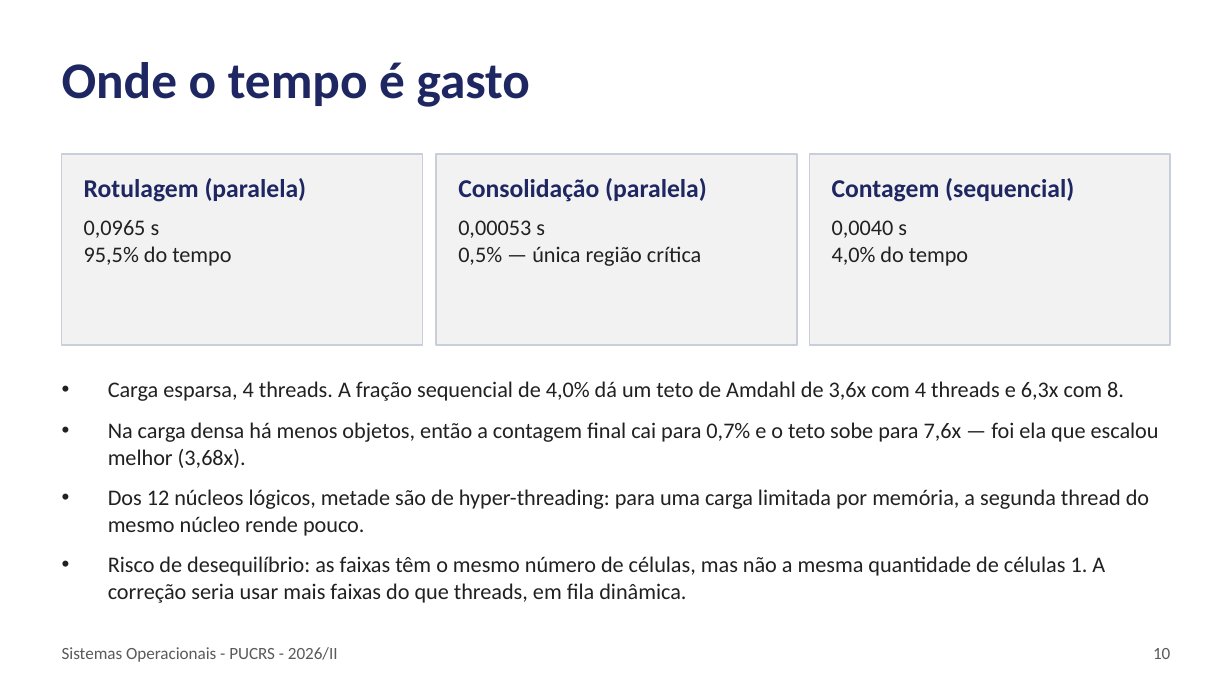
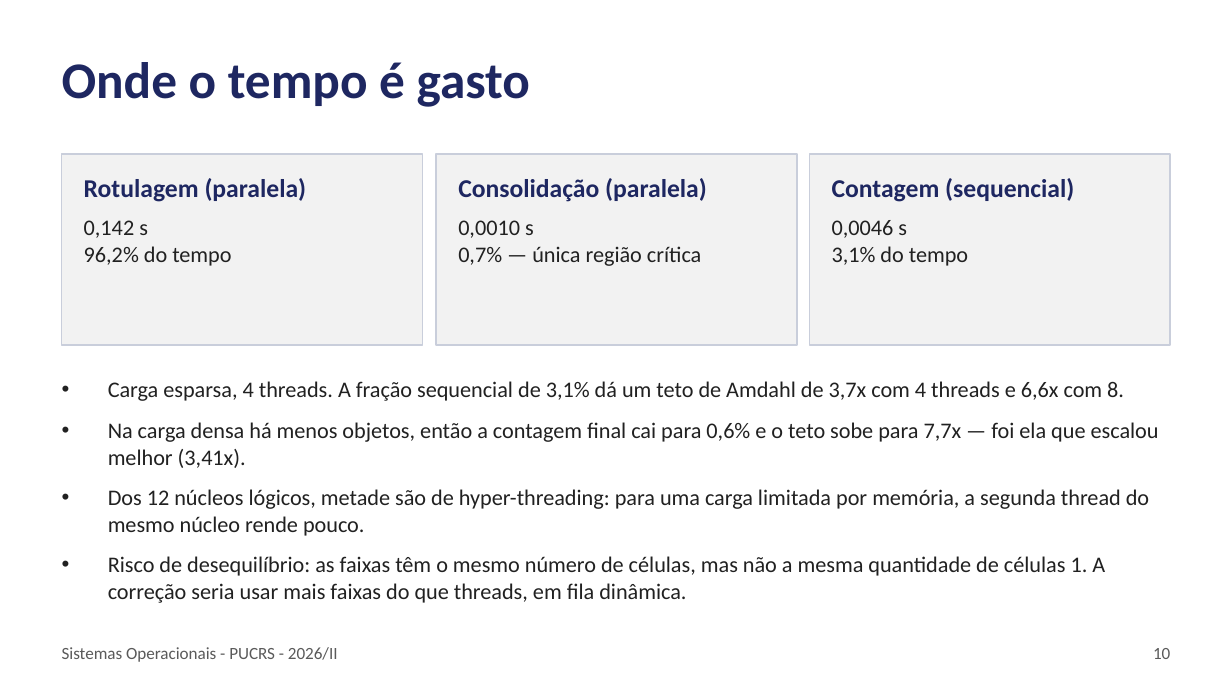
Before and after one commit to PedroWagner12/T1_SISOP, a slide deck: slide 11 of slides/apresentacao.pptx. Drawn at 1232x693 pixels with LibreOffice and Linux fonts; fonts in the diff are those of the drawing. Boxes give left, top, right and bottom in pixels: in the first picture for what was removed or moved away, otherwise in the second. Text is boxed around its words. In the diff, an @@ line names an element or a change of style, - is before the commit and + after.

```diff
--- a/slides/apresentacao.pptx
+++ b/slides/apresentacao.pptx
@@ text at (x1=84, y1=220, x2=231, y2=266): text changed @@
-0,0965 s
-95,5% do tempo
+0,142 s
+96,2% do tempo
@@ text at (x1=458, y1=220, x2=701, y2=266): text changed @@
-0,00053 s
-0,5% — única região crítica
+0,0010 s
+0,7% — única região crítica
@@ text at (x1=832, y1=220, x2=968, y2=266): text changed @@
-0,0040 s
-4,0% do tempo
+0,0046 s
+3,1% do tempo
@@ text at (x1=108, y1=381, x2=1159, y2=468): text changed @@
-• Carga esparsa, 4 threads. A fração sequencial de 4,0% dá um teto de Amdahl de 3,6x com 4 threads e 6,3x com 8.
-• Na carga densa há menos objetos, então a contagem final cai para 0,7% e o teto sobe para 7,6x — foi ela que escalou melhor (3,68x).
+• Carga esparsa, 4 threads. A fração sequencial de 3,1% dá um teto de Amdahl de 3,7x com 4 threads e 6,6x com 8.
+• Na carga densa há menos objetos, então a contagem final cai para 0,6% e o teto sobe para 7,7x — foi ela que escalou melhor (3,41x).
```
Also in this commit, not shown: 4 other slides changed, 2 other files.
